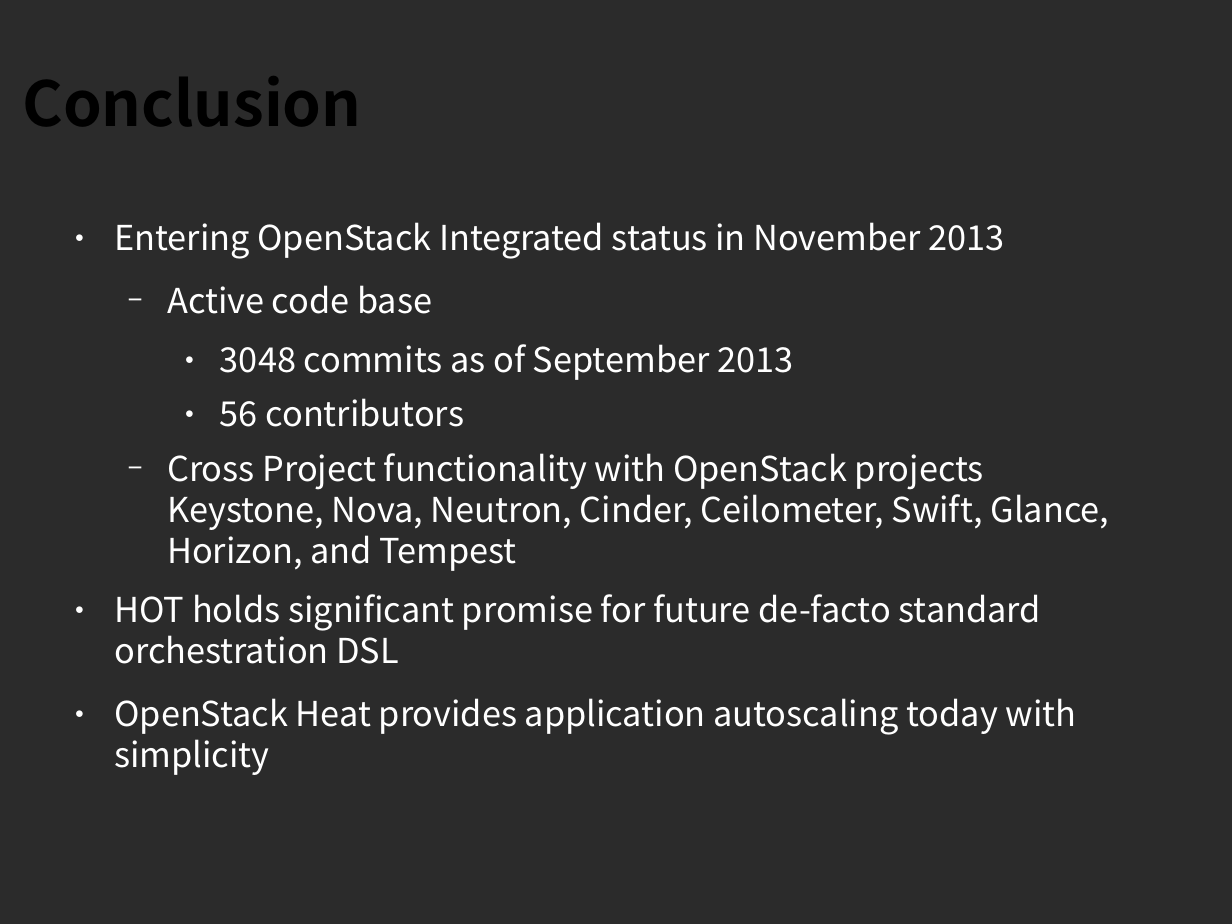
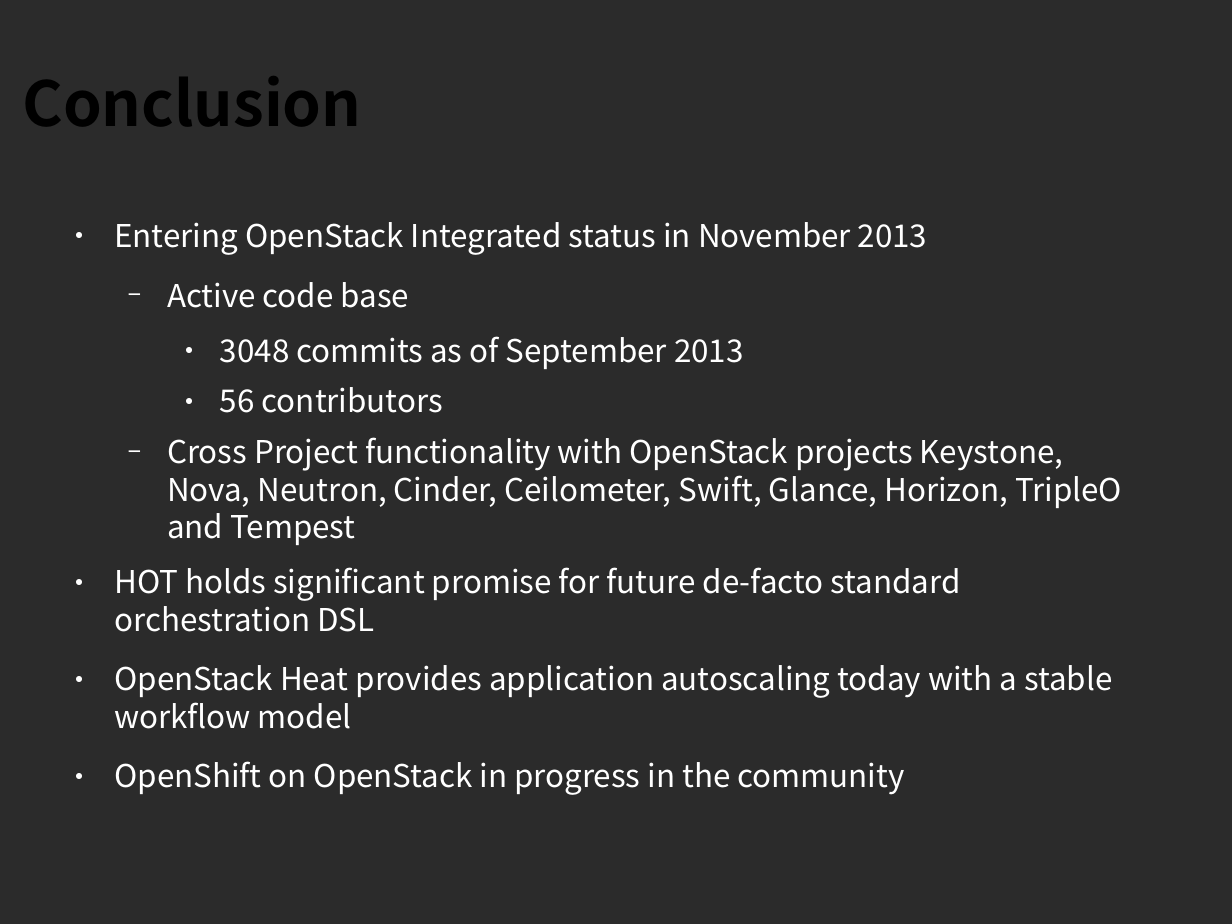
Before and after one commit to sdake/slides, a slide deck: slide 22 of sdake-cloudopen-heat-2013-09/heat-cloudopen-final.odp (slide 18 before the commit). Drawn at 1232x924 pixels with LibreOffice and Linux fonts; fonts in the diff are those of the drawing; background and template pictures are left out; a plain dark background stands for a picture behind light text. Boxes give left, top, right and bottom in pixels: in the first picture for what was removed or moved away, otherwise in the second. Text is boxed around its words. In the diff, an @@ line names an element or a change of style, - is before the commit and + after.

```diff
--- a/sdake-cloudopen-heat-2013-09/heat-cloudopen-final.odp
+++ b/sdake-cloudopen-heat-2013-09/heat-cloudopen-final.odp
@@ text at bbox=[114, 222, 961, 632]: size 22.1 to 20.1 pt in "Entering OpenStack Integrated status in November 2013", "Active code base", "3048 commits as of September 2013", "56 contributors" and 1 more places @@
@@ text at bbox=[167, 437, 1122, 545]: text changed; size 22.1 to 20.1 pt @@
-  − Cross Project functionality with OpenStack projects Keystone, Nova, Neutron, Cinder, Ceilometer, Swift, Glance, Horizon, and Tempest
+  − Cross Project functionality with OpenStack projects Keystone, Nova, Neutron, Cinder, Ceilometer, Swift, Glance, Horizon, TripleO and Tempest
@@ text at bbox=[114, 665, 1112, 795]: text changed; size 22.1 to 20.1 pt @@
-● OpenStack Heat provides application autoscaling today with simplicity
+● OpenStack Heat provides application autoscaling today with a stable workflow model
+● OpenShift on OpenStack in progress in the community
```
Also in this commit, not shown: 8 other slides changed, 8 slides added, 4 slides removed, 2 other files.
